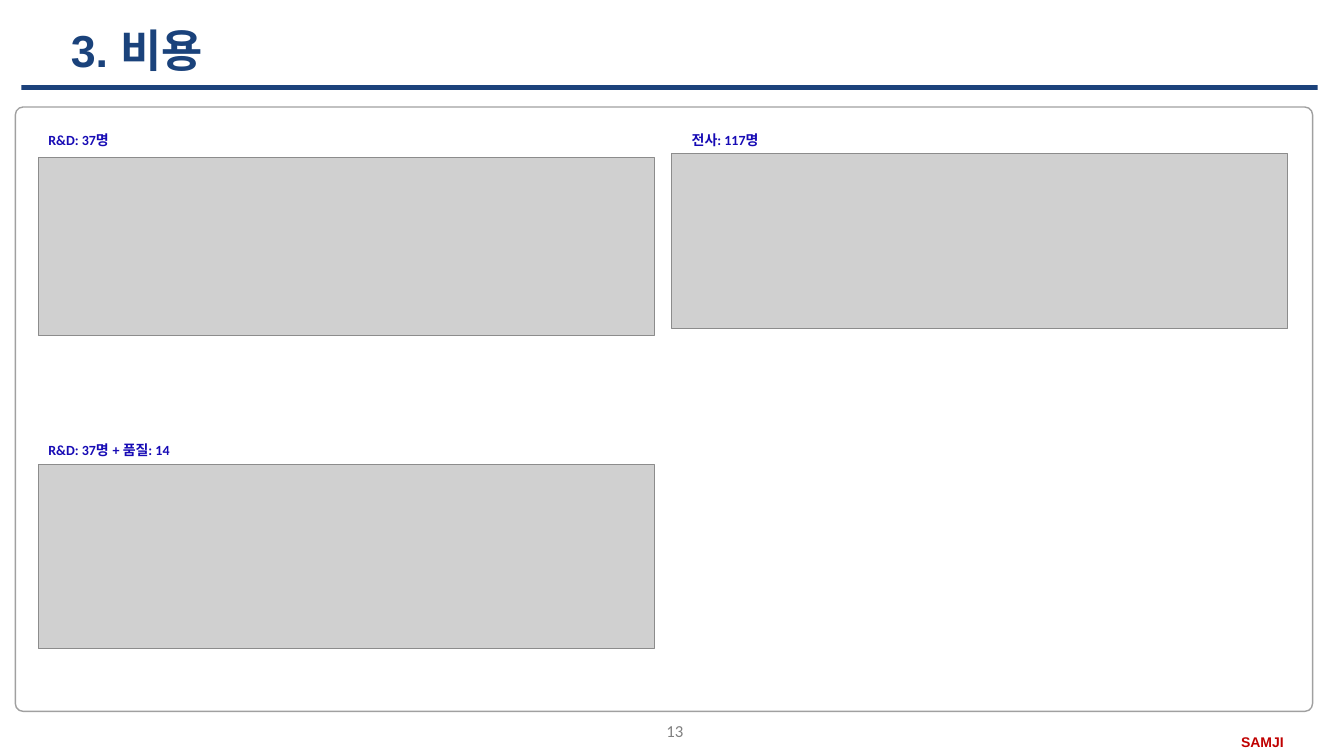
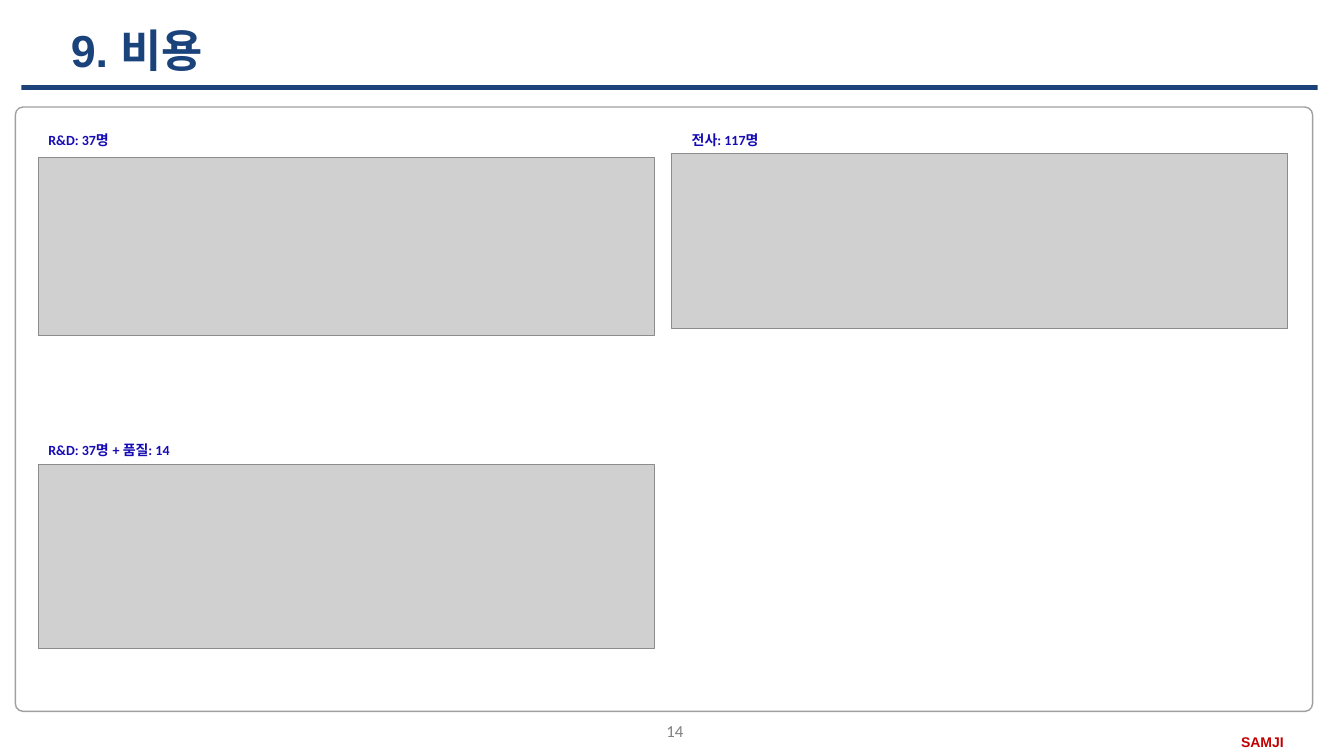
Before and after one commit to SangguKang/doc, a slide deck: slide 14 of Transfer/JIRA.pptx (slide 13 before the commit). Drawn at 1344x756 pixels with LibreOffice and Linux fonts; fonts in the diff are those of the drawing; grey boxes stand for pictures; background and template pictures are left out. Boxes give left, top, right and bottom in pixels: in the first picture for what was removed or moved away, otherwise in the second. Text is boxed around its words. In the diff, an @@ line names an element or a change of style, - is before the commit and + after.

```diff
--- a/Transfer/JIRA.pptx
+++ b/Transfer/JIRA.pptx
@@ title at box(71, 29, 203, 71): text changed @@
-3. 비용
+9. 비용
@@ page number at box(666, 726, 683, 737): text changed @@
-13
+14
```
Also in this commit, not shown: 10 other slides changed, 4 slides added, 18 slides removed, 3 other files.
